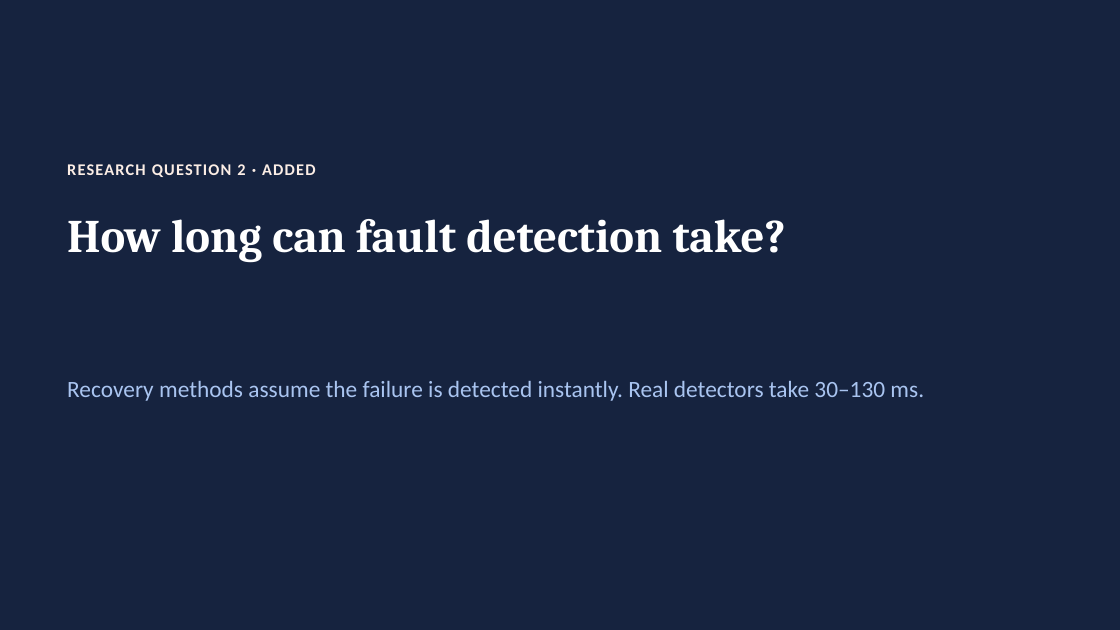
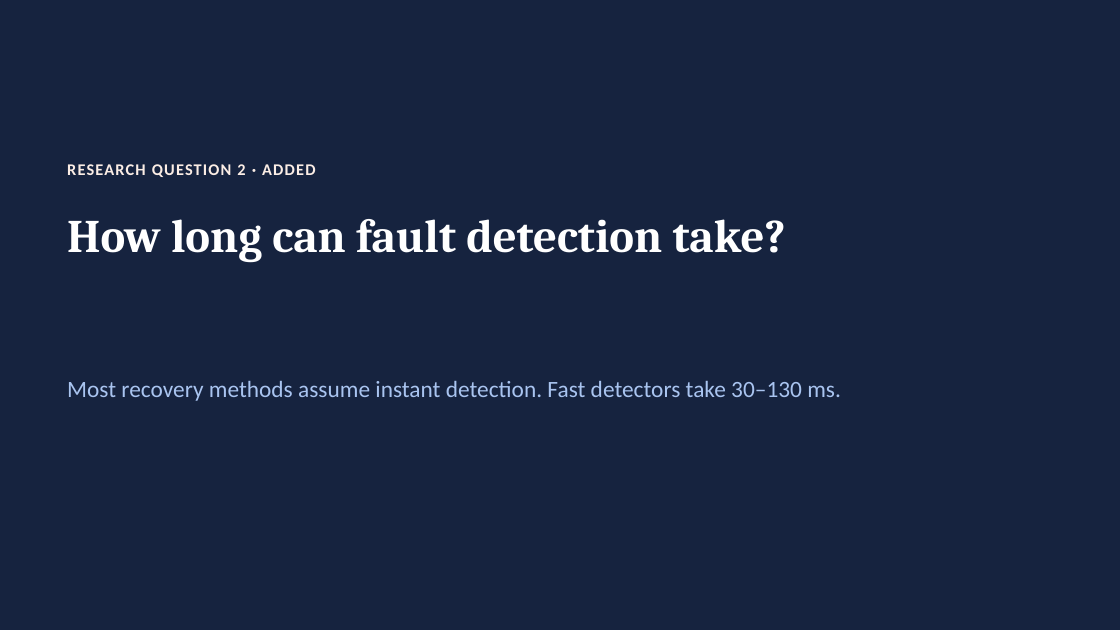
Before and after one commit to pranshuk22/quadrotor-rotor-loss-recovery, a slide deck: slide 14 of docs/deck/progress-review-1.pptx. Drawn at 1120x630 pixels with LibreOffice and Linux fonts; fonts in the diff are those of the drawing. Boxes give left, top, right and bottom in pixels: in the first picture for what was removed or moved away, otherwise in the second. Text is boxed around its words. In the diff, an @@ line names an element or a change of style, - is before the commit and + after.

Commit message:
Update deck with team and corrected gap
Add the team members to the cover, correct the detection-delay gap
statement and sources on slides 3 and 14, and rebuild the PPTX and PDF.

```diff
--- a/docs/deck/progress-review-1.pptx
+++ b/docs/deck/progress-review-1.pptx
@@ text at [67,381,841,401]: text changed @@
-Recovery methods assume the failure is detected instantly. Real detectors take 30–130 ms.
+Most recovery methods assume instant detection. Fast detectors take 30–130 ms.
```
Also in this commit, not shown: 2 other slides changed, 6 other files.
